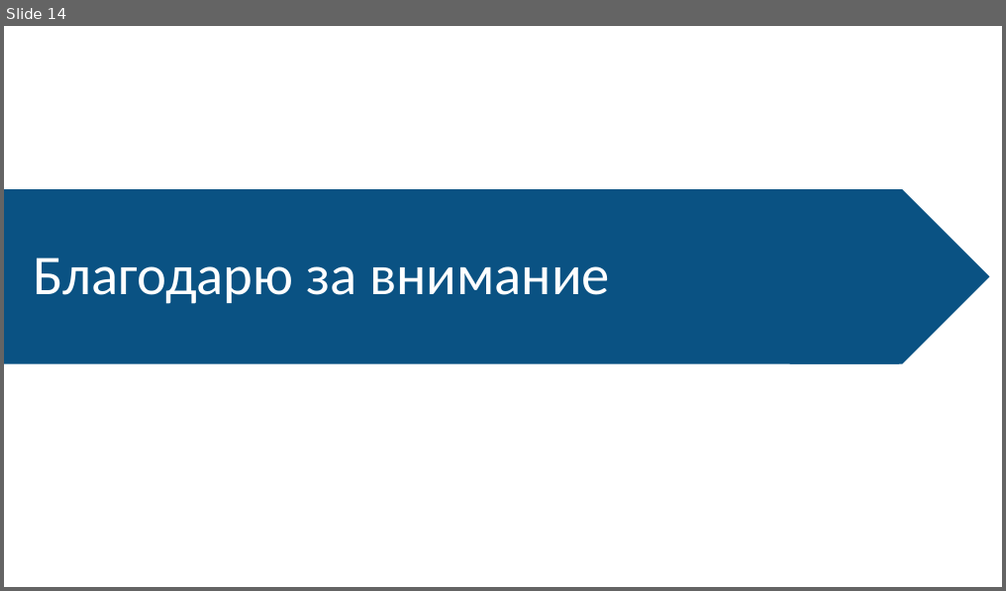
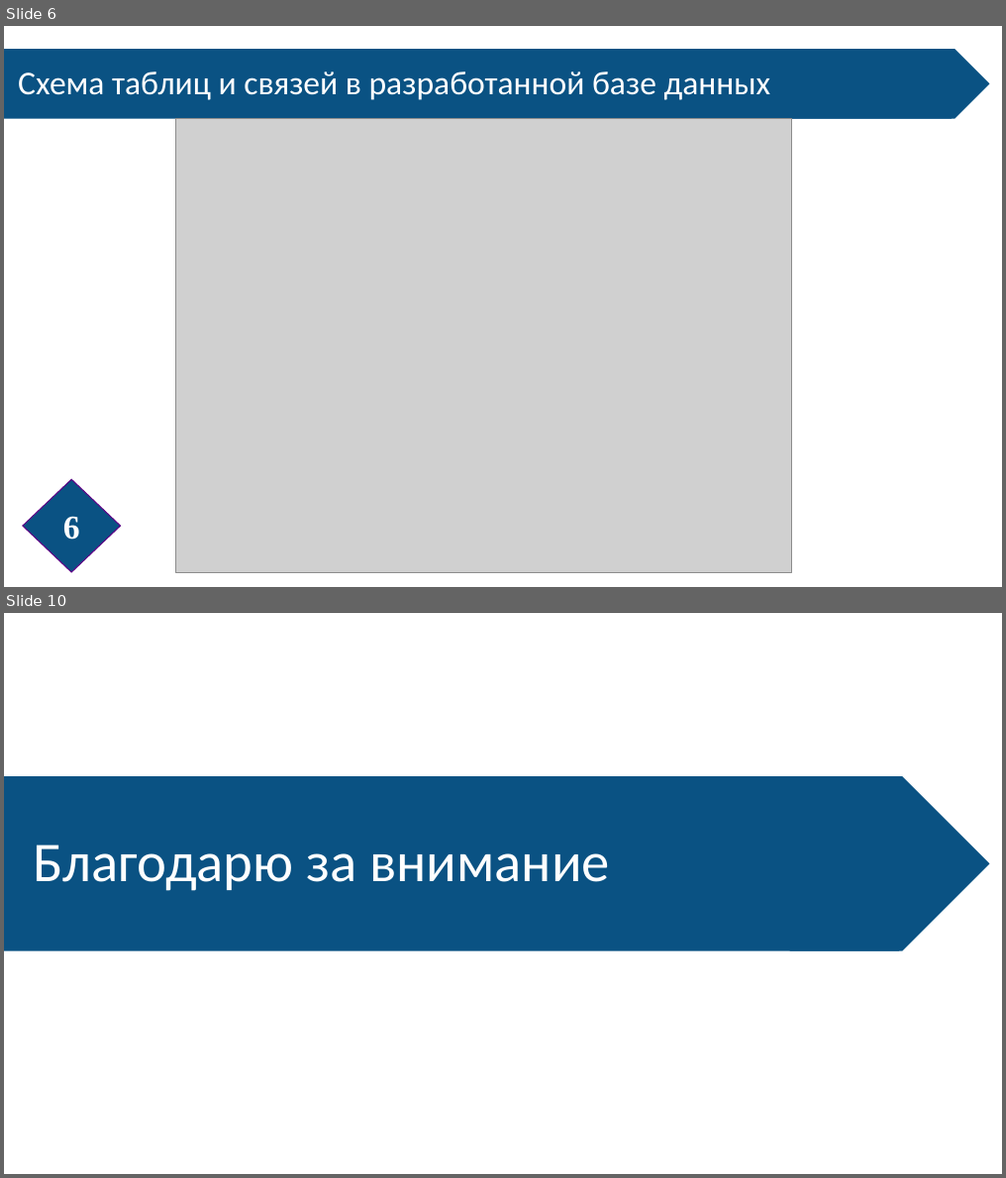
Before and after one commit to LebedevOleg/VKR_2022, a slide deck: Prezentatsia_VKR_2022.pptx. Shown one above the other, each under a label of ours: slide 14 before the commit, slides 6 and 10 after it; the slides between them are not shown. The pictures are 1006x591 and 1006x1178 pixels, drawn with LibreOffice and Linux fonts; fonts in the diff are those of the drawing; grey boxes stand for pictures. Boxes give left, top, right and bottom in pixels: in the first picture for what was removed or moved away, otherwise in the second. Text is boxed around its words. In the diff, an @@ line names an element or a change of style, - is before the commit and + after.

```diff
--- a/Prezentatsia_VKR_2022.pptx
+++ b/Prezentatsia_VKR_2022.pptx
@@ slide 6 added at box(4, 26, 1002, 587), background #FFFFFF @@
@@ pentagon arrow added at box(4, 49, 986, 119), fill #0A5283 @@
@@ chevron added at box(790, 49, 990, 119), fill #0A5283 @@
@@ text added at box(18, 72, 771, 100), 32 pt, text #FFFFFF @@
+Схема таблиц и связей в разработанной базе данных
@@ picture added at box(176, 119, 792, 573) @@
@@ page number added at box(23, 479, 121, 572), fill #0A5283, outline #5D0286 1 pt, 32 pt, text #FFFFFF, bold @@
+6
@@ what was slide 14 is now slide 10 @@
```
Also in this commit, not shown: 6 slides changed, 6 other slides added, 6 slides removed, 4 other files.
